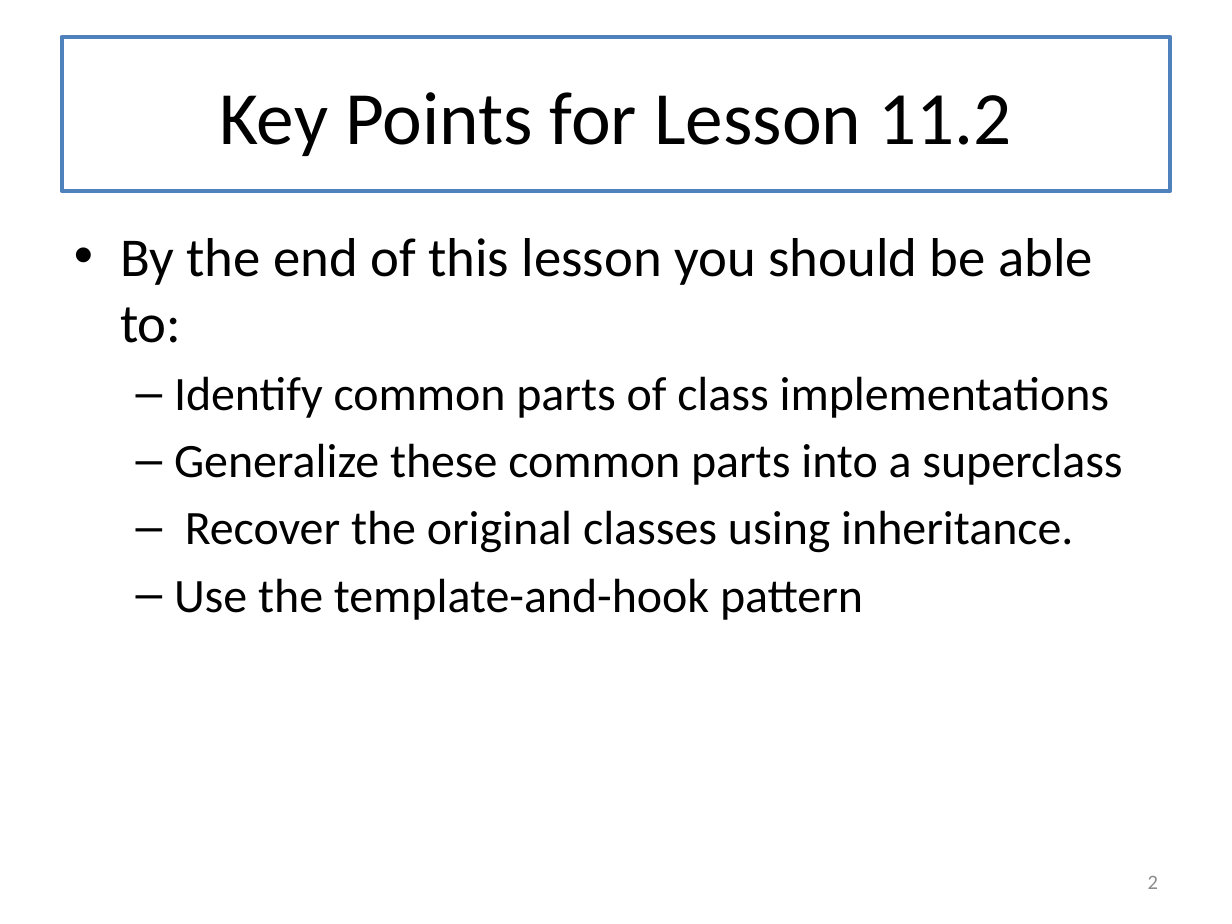
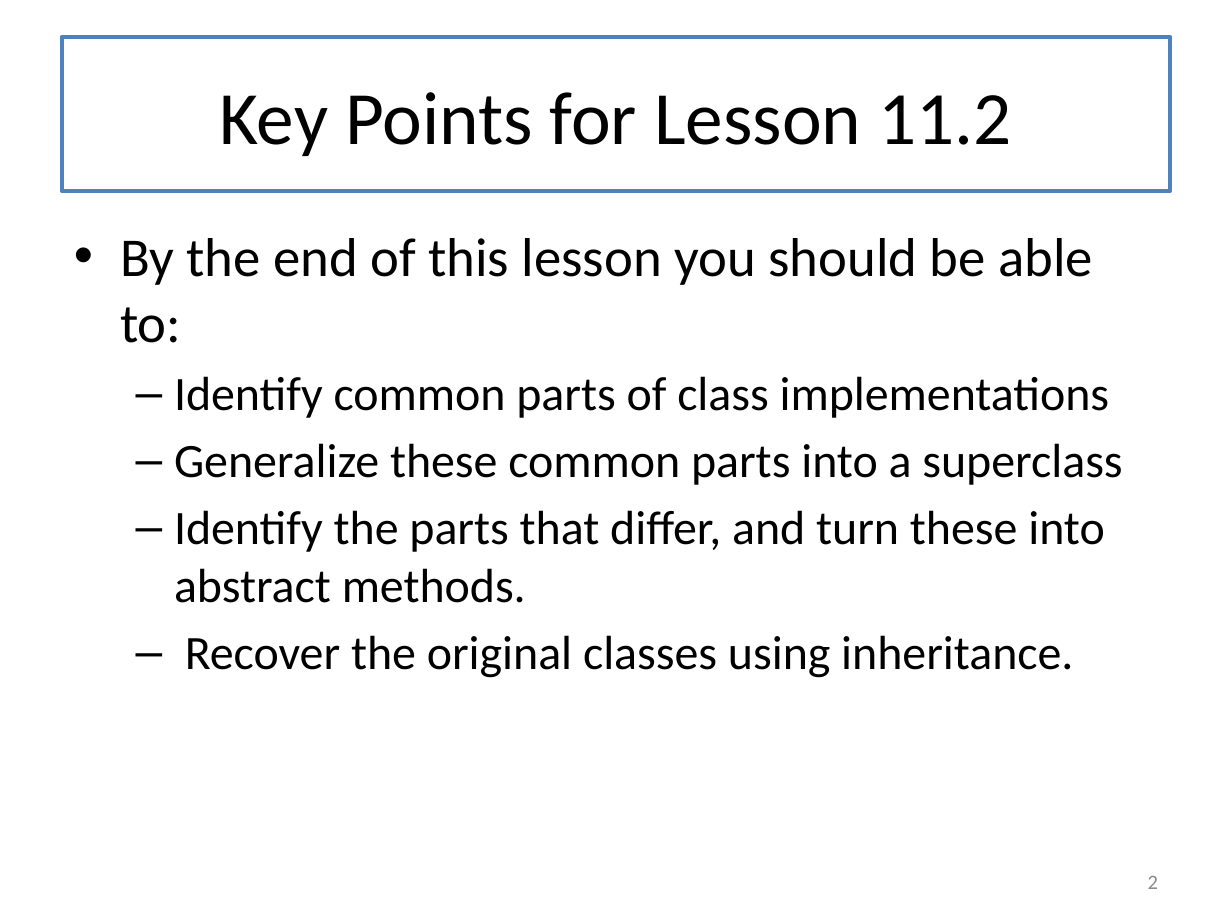
Before and after one commit to mwand/cs5010f16, a slide deck: slide 2 of Slides/Lesson 11.2 Using Inheritance to Share Implementations.pptx. Drawn at 1232x924 pixels with LibreOffice and Linux fonts; fonts in the diff are those of the drawing. Boxes give left, top, right and bottom in pixels: in the first picture for what was removed or moved away, otherwise in the second. Text is boxed around its words. In the diff, an @@ line names an element or a change of style, - is before the commit and + after.

```diff
--- a/Slides/Lesson 11.2 Using Inheritance to Share Implementations.pptx
+++ b/Slides/Lesson 11.2 Using Inheritance to Share Implementations.pptx
@@ text at bbox=[174, 510, 1104, 603]: paragraph added @@
+  – Identify the parts that differ, and turn these into abstract methods.
@@ text at bbox=[174, 578, 863, 620]: paragraph removed @@
-  – Use the template-and-hook pattern
```
Also in this commit, not shown: 8 other slides changed, 1 slide added, 4 other files.
